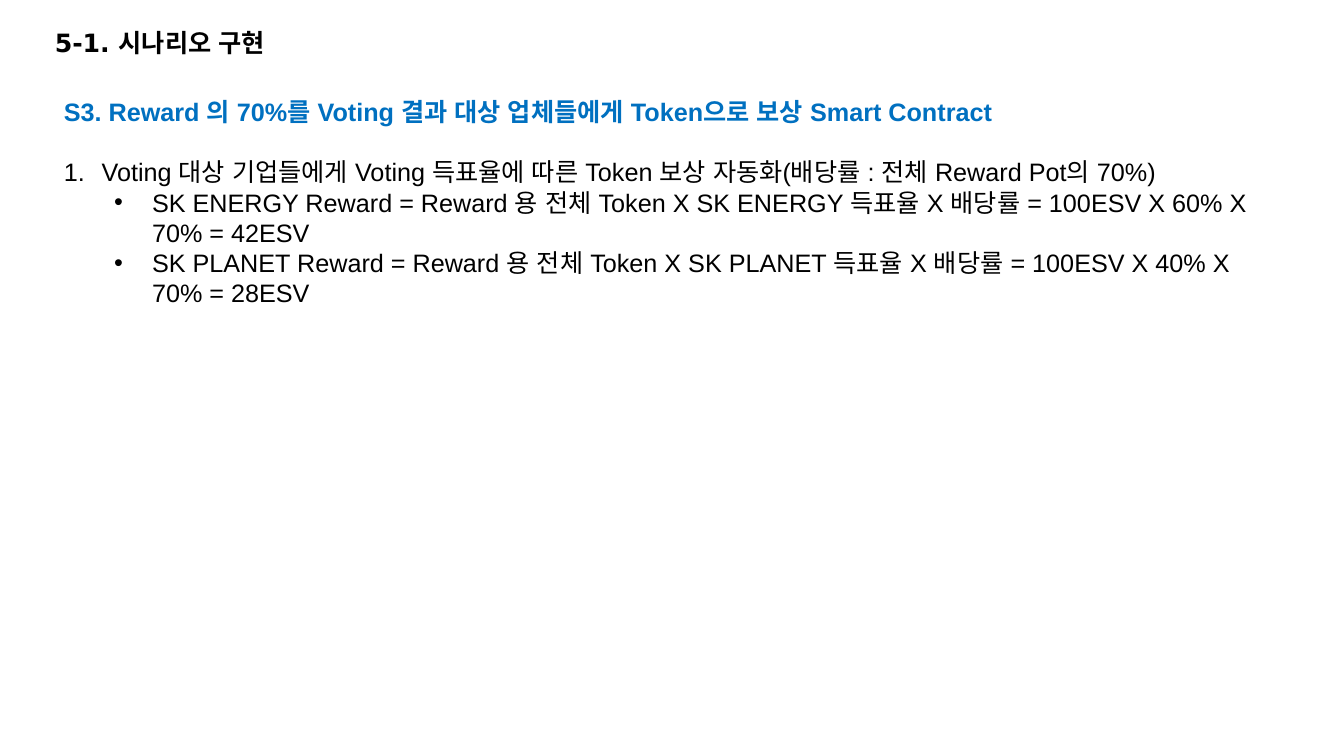
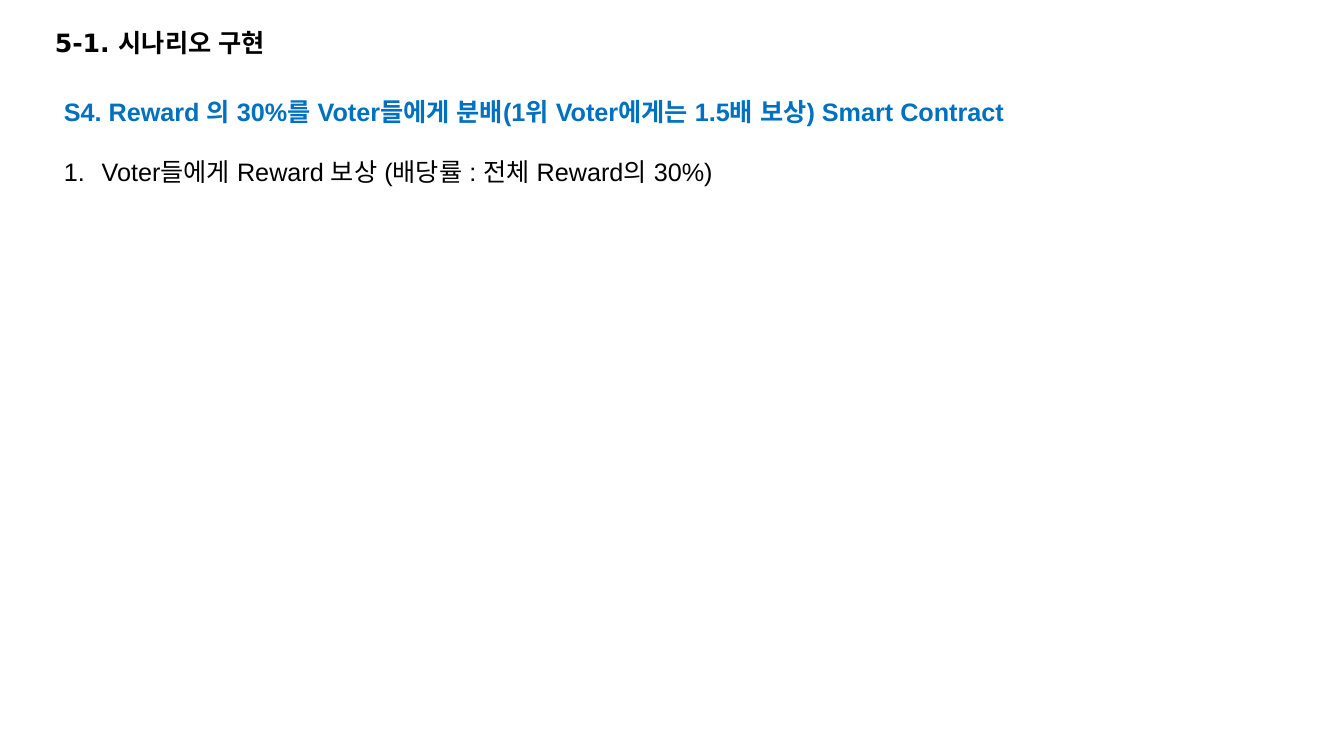
Before and after one commit to ro0opf/blockchain-jdp, a slide deck: slide 10 of blockchain_archi_v3.1.pptx. Drawn at 1344x756 pixels with LibreOffice and Linux fonts; fonts in the diff are those of the drawing. Boxes give left, top, right and bottom in pixels: in the first picture for what was removed or moved away, otherwise in the second. Text is boxed around its words. In the diff, an @@ line names an element or a change of style, - is before the commit and + after.

```diff
--- a/blockchain_archi_v3.1.pptx
+++ b/blockchain_archi_v3.1.pptx
@@ text at bbox=[64, 100, 1004, 187]: text changed; text colour #000000 to #0070C0; bold on @@
-S3. Reward 의 70%를 Voting 결과 대상 업체들에게 Token으로 보상 Smart Contract
-1. Voting 대상 기업들에게 Voting 득표율에 따른 Token 보상 자동화(배당률 : 전체 Reward Pot의 70%)
-  • SK ENERGY Reward = Reward 용 전체 Token X SK ENERGY 득표율 X 배당률 = 100ESV X 60% X 70% = 42ESV
-  • SK PLANET Reward = Reward 용 전체 Token X SK PLANET 득표율 X 배당률 = 100ESV X 40% X 70% = 28ESV
+S4. Reward 의 30%를 Voter들에게 분배(1위 Voter에게는 1.5배 보상) Smart Contract
+1. Voter들에게 Reward 보상 (배당률 : 전체 Reward의 30%)
```
Also in this commit, not shown: 1 other slide changed.
